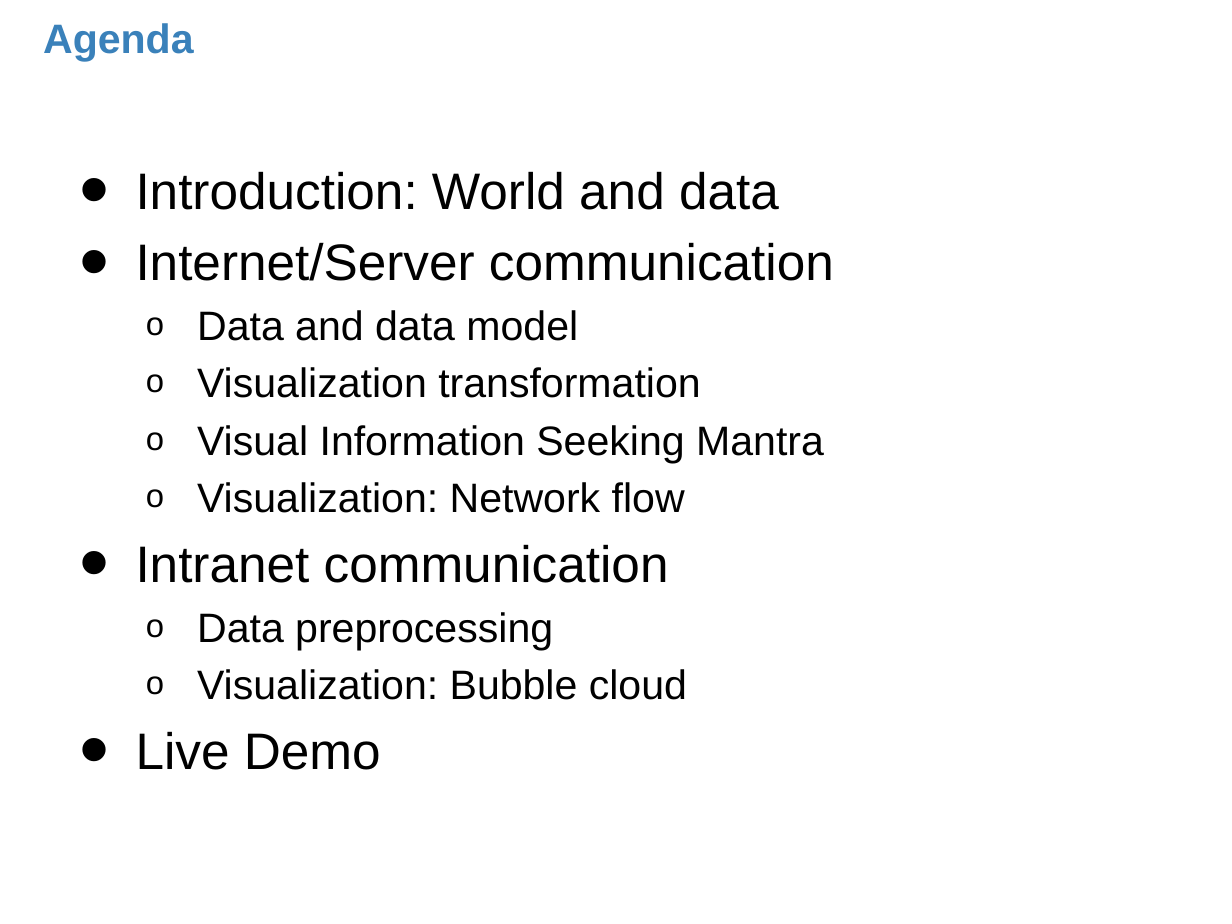
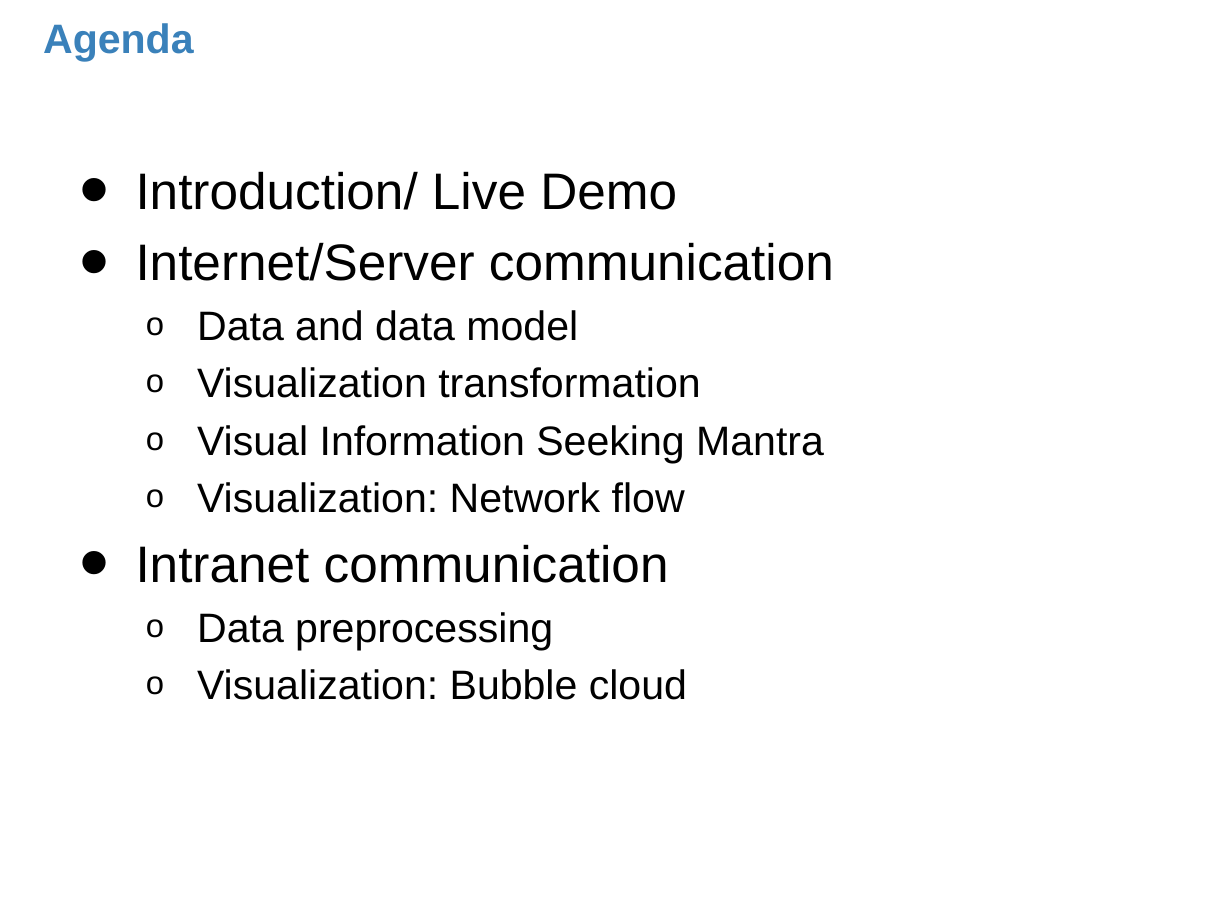
Before and after one commit to advancedrendering/project, a slide deck: slide 2 of ExtraBees2/doc/final presentation/datavisualization extrabees.pptx. Drawn at 1232x924 pixels with LibreOffice and Linux fonts; fonts in the diff are those of the drawing; background and template pictures are left out. Boxes give left, top, right and bottom in pixels: in the first picture for what was removed or moved away, otherwise in the second. Text is boxed around its words. In the diff, an @@ line names an element or a change of style, - is before the commit and + after.

Commit message:
added presentation and minor changes.

```diff
--- a/ExtraBees2/doc/final presentation/datavisualization extrabees.pptx
+++ b/ExtraBees2/doc/final presentation/datavisualization extrabees.pptx
@@ text at <box>136,171,677,210</box>: text changed @@
-• Introduction: World and data
+• Introduction/ Live Demo
@@ text at <box>136,731,381,770</box>: paragraph removed @@
-• Live Demo
```
Also in this commit, not shown: 1 other slide changed, 2 slides removed, 2 other files.
